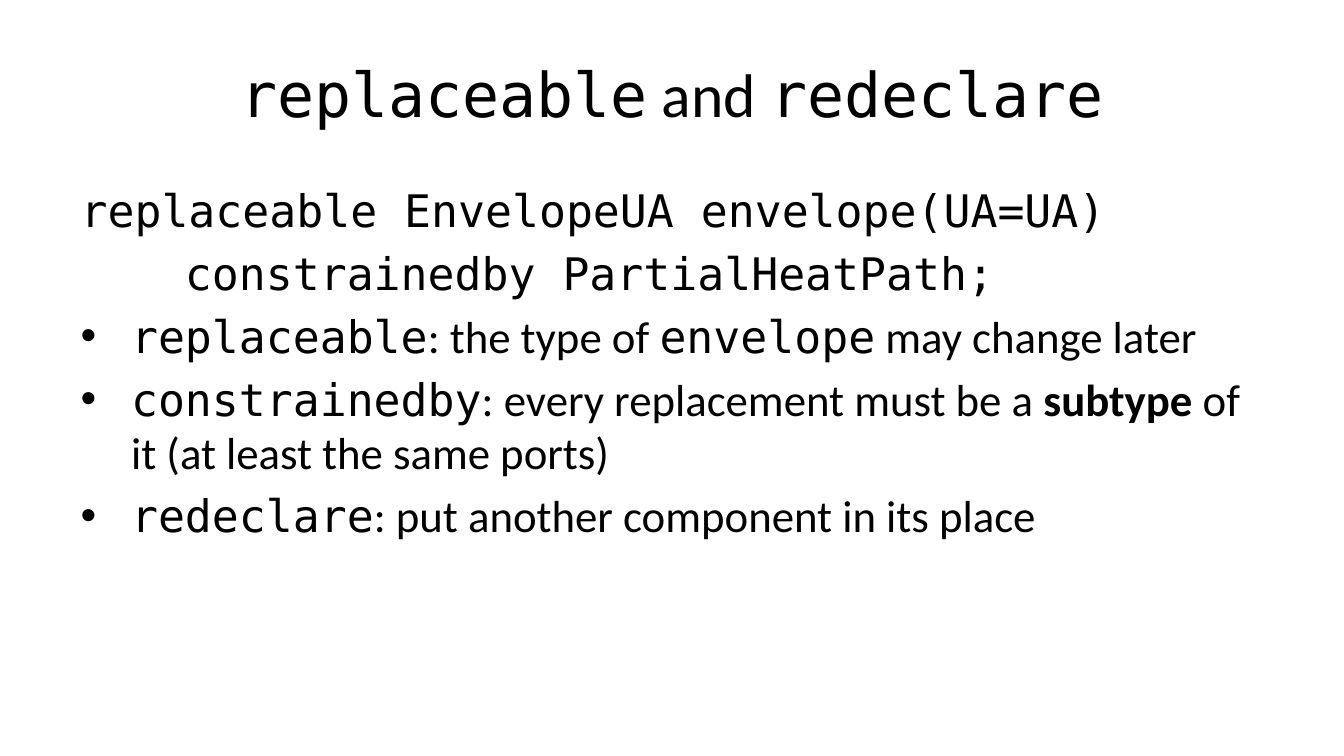
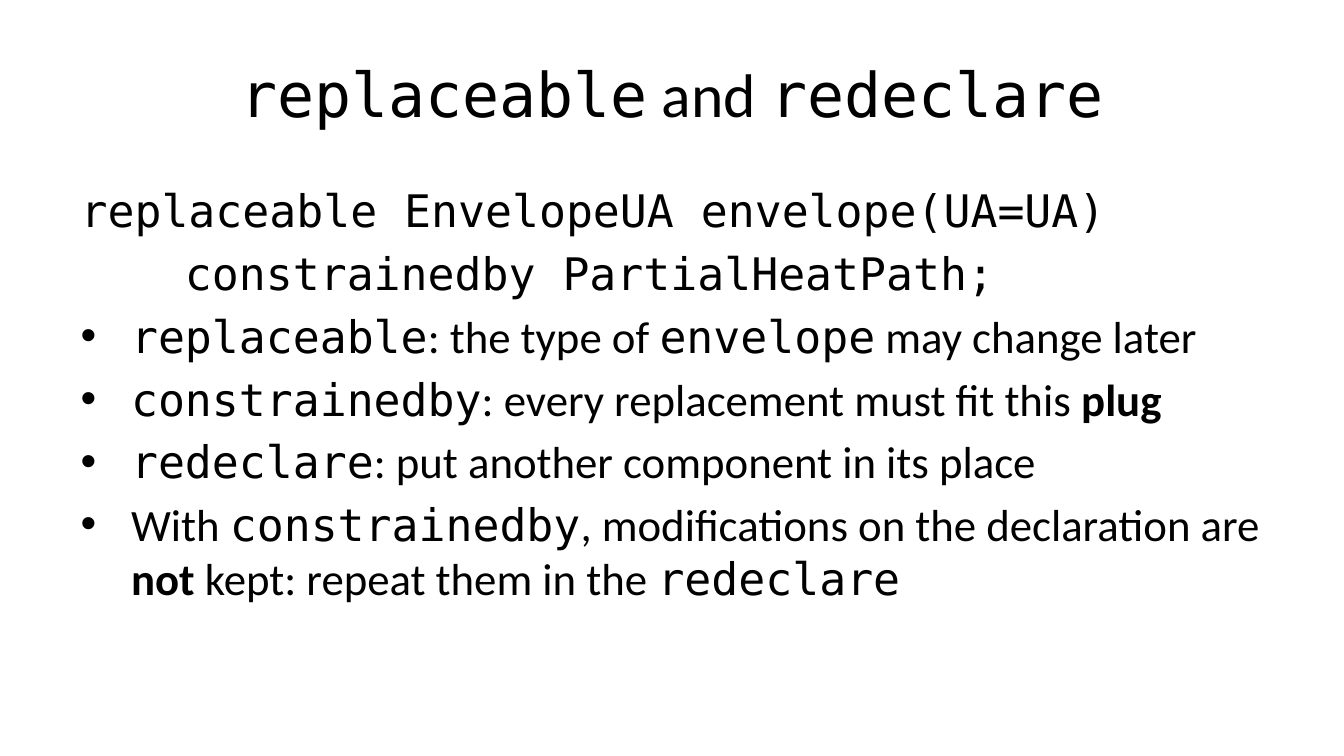
Before and after one commit to DSSchiera/energy-systems-modelica-python-course-participant, a slide deck: slide 21 of slides/session_03/session_03.pptx (slide 17 before the commit). Drawn at 1344x756 pixels with LibreOffice and Linux fonts; fonts in the diff are those of the drawing. Boxes give left, top, right and bottom in pixels: in the first picture for what was removed or moved away, otherwise in the second. Text is boxed around its words. In the diff, an @@ line names an element or a change of style, - is before the commit and + after.

```diff
--- a/slides/session_03/session_03.pptx
+++ b/slides/session_03/session_03.pptx
@@ text at bbox=[131, 382, 1161, 425]: text changed @@
-• constrainedby: every replacement must be a subtype of it (at least the same ports)
+• constrainedby: every replacement must fit this plug
@@ text at bbox=[131, 507, 1260, 603]: paragraph added @@
+• With constrainedby, modifications on the declaration are not kept: repeat them in the redeclare
```
Also in this commit, not shown: 9 other slides changed, 7 slides added, 3 slides removed, 12 other files.
